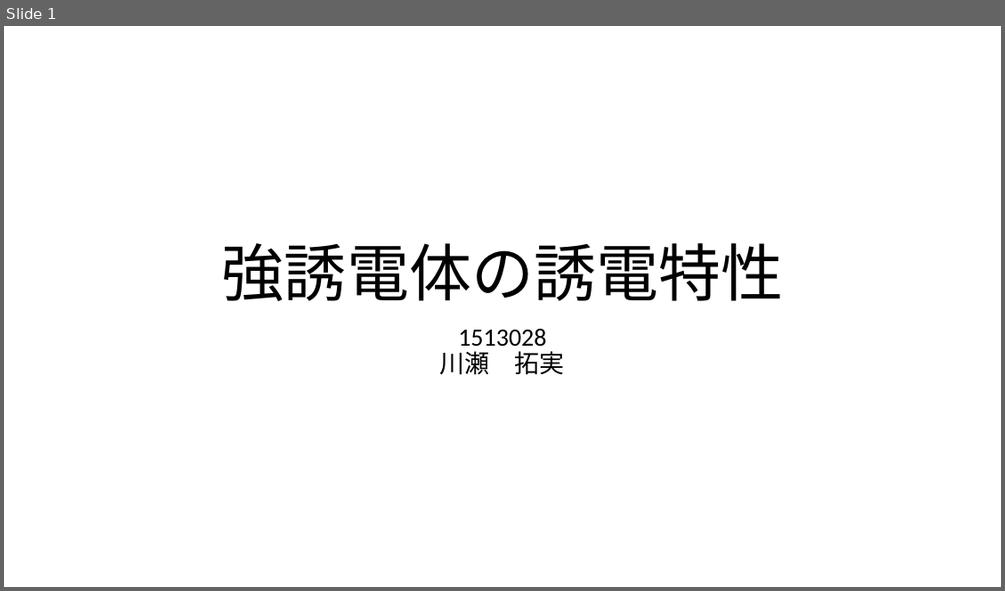
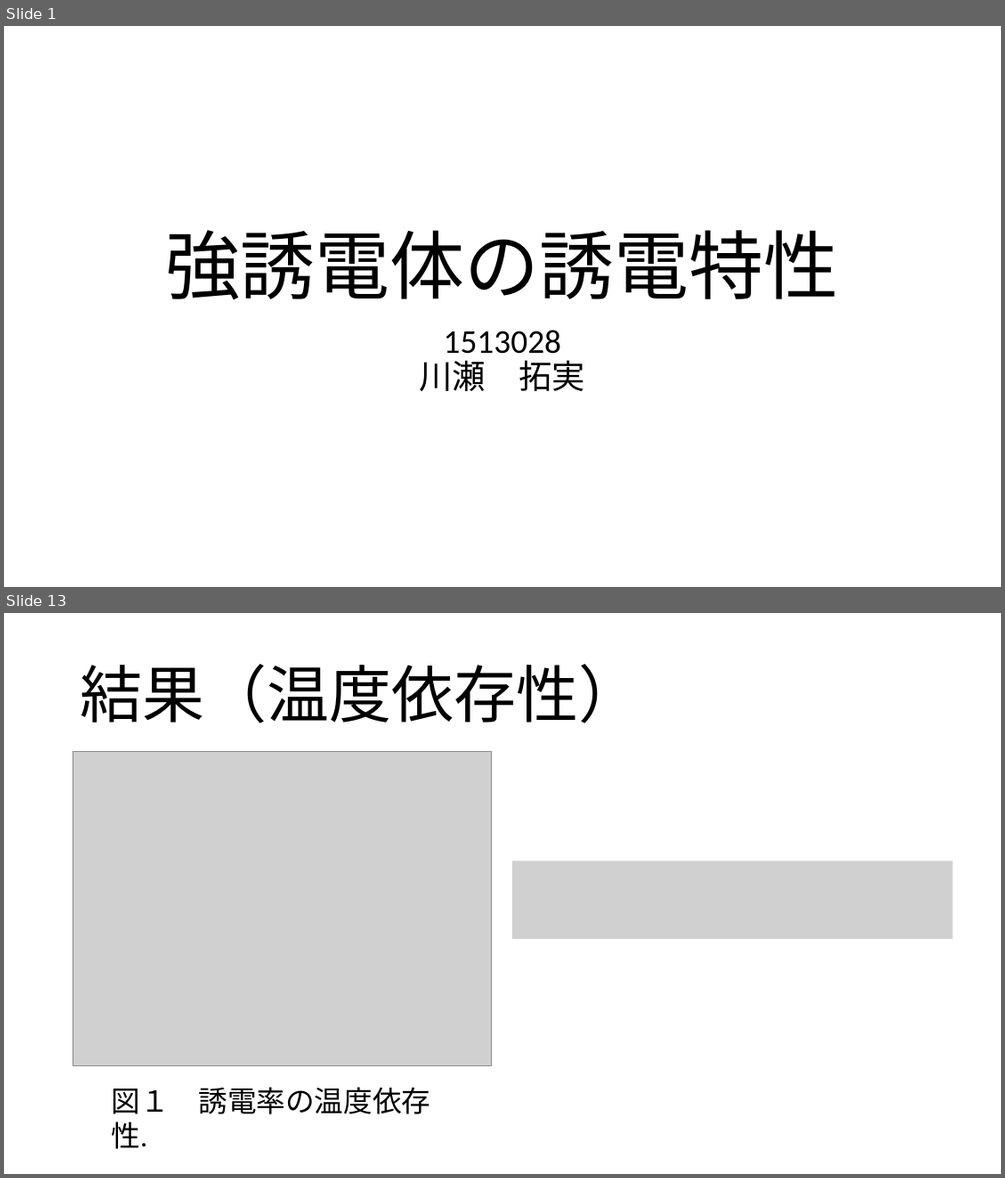
Before and after one commit to coil398/experiment, a slide deck: dielectric/強誘電体の誘電特性.pptx. Shown one above the other, each under a label of ours: slide 1 before the commit, slides 1 and 13 after it; the slides between them are not shown. The pictures are 1005x591 and 1005x1178 pixels, drawn with LibreOffice and Linux fonts; fonts in the diff are those of the drawing; grey boxes stand for pictures. Boxes give left, top, right and bottom in pixels: in the first picture for what was removed or moved away, otherwise in the second. Text is boxed around its words. In the diff, an @@ line names an element or a change of style, - is before the commit and + after.

```diff
--- a/dielectric/強誘電体の誘電特性.pptx
+++ b/dielectric/強誘電体の誘電特性.pptx
@@ slide 13 added at (4, 613, 1001, 1174), background #FFFFFF @@
@@ title added at (80, 664, 640, 723), 60 pt, text #000000 @@
+結果（温度依存性）
@@ picture added at (73, 751, 492, 1065) @@
@@ picture added at (512, 860, 953, 938) @@
@@ text added at (112, 1086, 430, 1114), 28 pt, text #000000 @@
+図１ 誘電率の温度依存性.
@@ slide 1 changed as well @@
@@ title "強誘電体の誘電特性" at (166, 230, 839, 300): size 60 to 72 pt @@
@@ subtitle "1513028 川瀬 拓実" at (420, 329, 586, 391): size 24 to 32 pt @@
```
Also in this commit, not shown: 12 other slides added, 3 other files.
